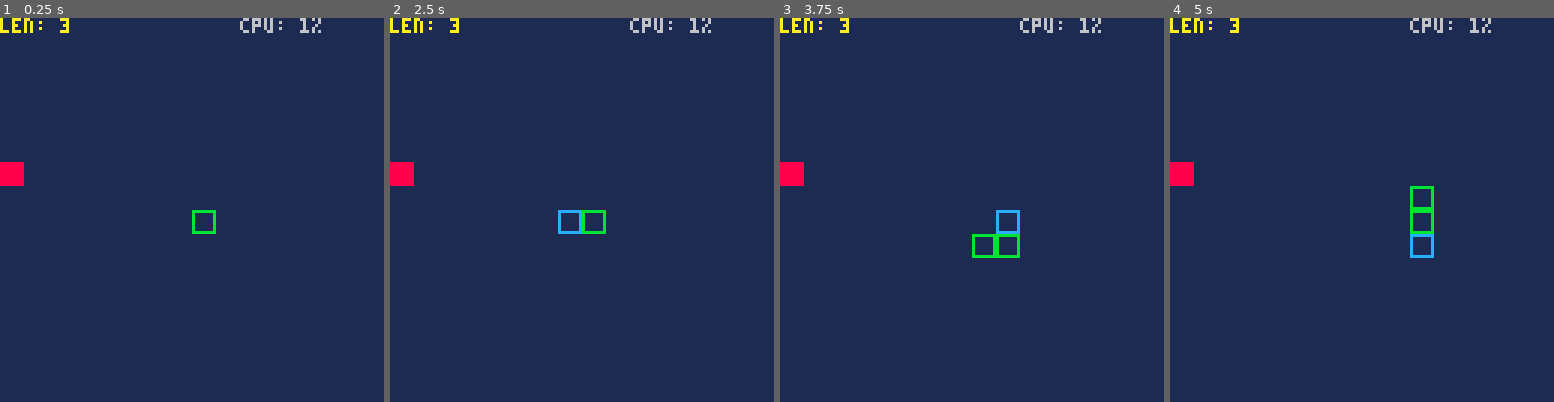
Above: before the commit, frames 1-4 (left to right).
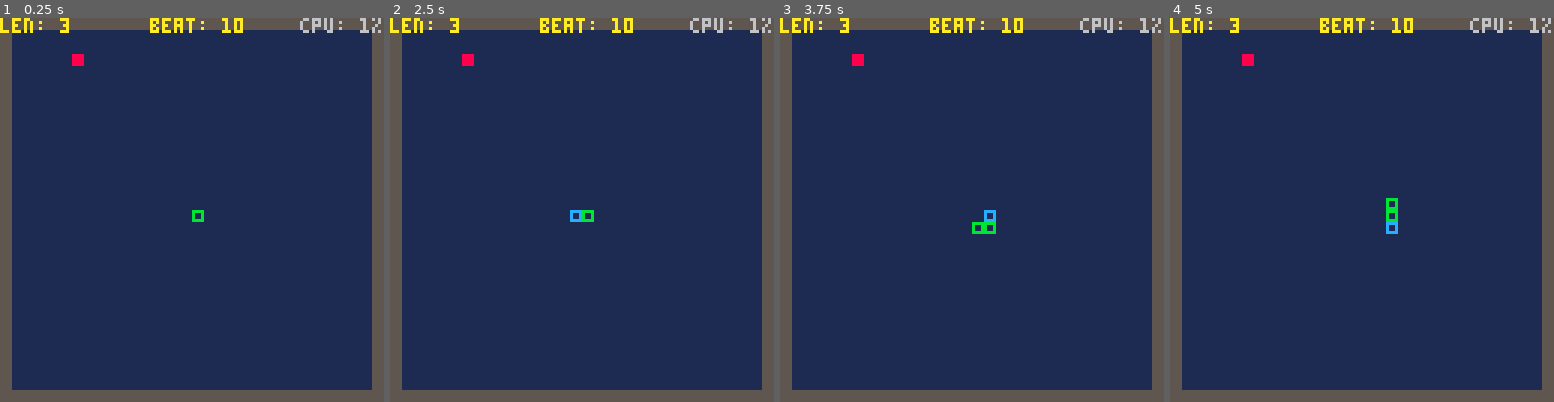
Above: after the commit, the same moments.

Repository: EngMaltez/P8Lab
Game: PICO-8 cartridge snake.p8
Same seed, same stepped clock (60 frames per second), same inputs: the game is played once before the commit and once after it.
Inputs:
- Up to frame 1 (0.25 s): no input
- Up to frame 2 (2.5 s): tap X (X key) at 1.07, 2.07, 2.4 s; hold Left 1.97-2.37 s; hold Down from 2.42 s (still down)
- Up to frame 3 (3.75 s): tap X (X key) every 0.33 s from 2.73 to 3.73 s; release Down at 2.82 s; hold Right 2.87-3.53 s; hold Up from 3.58 s (still down)
- Up to frame 4 (5 s): tap X (X key) at 4.07, 4.4, 4.73 s; release Up at 4.08 s; hold Right 4.13-4.53 s; hold Down from 4.58 s (still down)

The runs differ from the first frame. In frame 1, 12% of the frame differs, in the area x 0-100%, y 0-100%; in frame 2, 13%; in frame 3, 13%; in frame 4, 13%.

Commit message:
ENH: collision with wall

Diff:
--- a/snake.p8
+++ b/snake.p8
@@ -3,14 +3,19 @@
 __lua__
 -- snake
 -- by zetlam
--- spent: ⧗⧗⧗⧗ ⧗⧗
+-- spent: ⧗⧗⧗⧗ ⧗⧗⧗⧗
 --
 -- todo:
--- 1. collision with screen boundary
+-- 1. make start menu
+-- 2. experiment with double die for random to be more likely in the center
 
 ticks = 0
 move_beat=10
-grid_size=8
+grid_size=4
+wall_left = 0
+wall_right=flr(128/grid_size)-1
+wall_top = 0
+wall_bottom=flr(128/grid_size)-1
 
 dx,dy = 0,0
 fruits={}
@@ -21,6 +26,8 @@
 end
 
 function initialize_game()
+	move_beat=10
+	dx,dy = 0,0
 	fruits = {}
 	body={{
 			x=flr(128/grid_size/2),
@@ -43,7 +50,7 @@
 	-- update skake on beat
 	ticks += 1
 	if (ticks>=move_beat) then
-		ticks=0
+		ticks = 0
 		if (dx!=0 or dy!=0) then
 			move_snake(dx,dy)
 			sfx(1)
@@ -55,7 +62,7 @@
 					del(fruits,fruit)
 					create_fruit()
 					sfx(2)
-					if (#body%10==0) then
+					if (#body%5==0) then
 						move_beat -= 1
 					end
 				end
@@ -69,22 +76,57 @@
 					sfx(3)
 				end
 			end
+			-- check hit wall
+			if head.x <= wall_left
+				or head.x >= wall_right
+				or head.y <= wall_top
+				or head.y >= wall_bottom then
+				_draw = draw_gameover
+				_update = update_gameover
+				sfx(3)
+			end
 		end
 	end
-end
+end -- end update_game
 
 function draw_game()
 	cls(1)
 	draw_snake()
+	-- draw wall
+	rectfill(
+		wall_left*grid_size,
+		wall_top*grid_size,
+		(wall_right+1)*grid_size-1,
+		grid_size-1,
+		5)
+	rectfill(
+		wall_left*grid_size,
+		wall_bottom*grid_size,
+		(wall_right+1)*grid_size-1,
+		(wall_bottom+1)*grid_size-1,
+		5)
+	rectfill(
+		wall_left*grid_size,
+		wall_top*grid_size,
+		(wall_left+1)*grid_size-1,
+		(wall_bottom+1)*grid_size-1,
+		5)
+	rectfill(
+		wall_right*grid_size,
+		wall_top*grid_size,
+		(wall_right+1)*grid_size-1,
+		(wall_bottom+1)*grid_size-1,
+		5)
 	-- draw fruit
 	for f in all(fruits) do
 		draw_fruit(f.x,f.y)
 	end
 	-- print stats
 	print("len: "..#body,0,0,10)
+	print("beat: "..move_beat,50,0,10)
 	print("cpu: "..
 		flr(100*stat(1)).."%"
-		,80,0,6)
+		,100,0,6)
 end -- end _draw
 
 function update_gameover()
@@ -134,13 +176,15 @@
 		)
 	end
 end
+
 -->8
 -- fruit
 
 function create_fruit()
 	fruit = {
-		x=flr(rnd(128/grid_size)),
-		y=flr(rnd(128/grid_size))}
+		x=flr(rnd(wall_right-wall_left-1)+1),
+		y=flr(rnd(wall_bottom-wall_top-1)+1)
+	}
 	add(fruits, fruit)
 end
 
